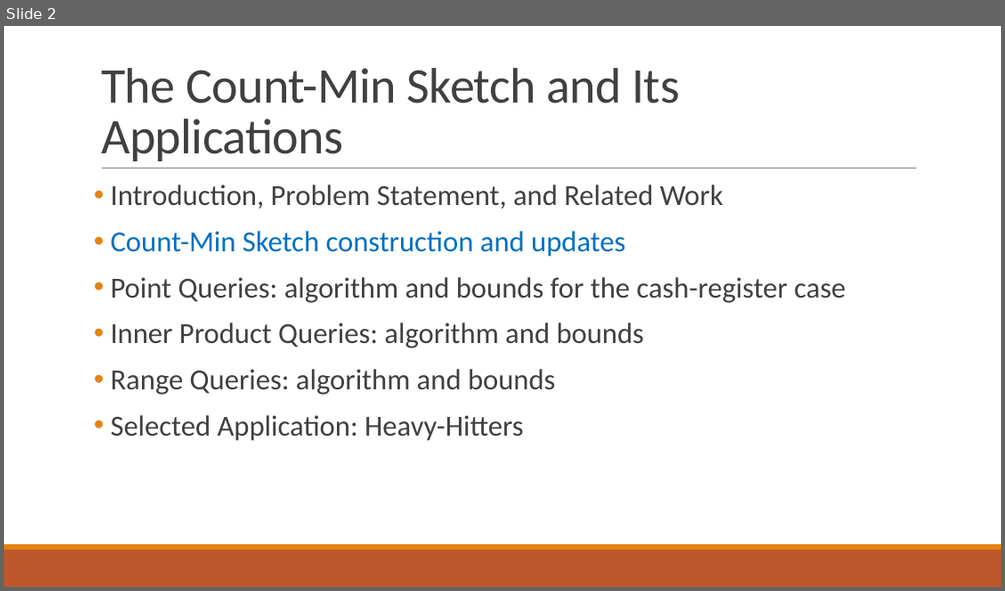
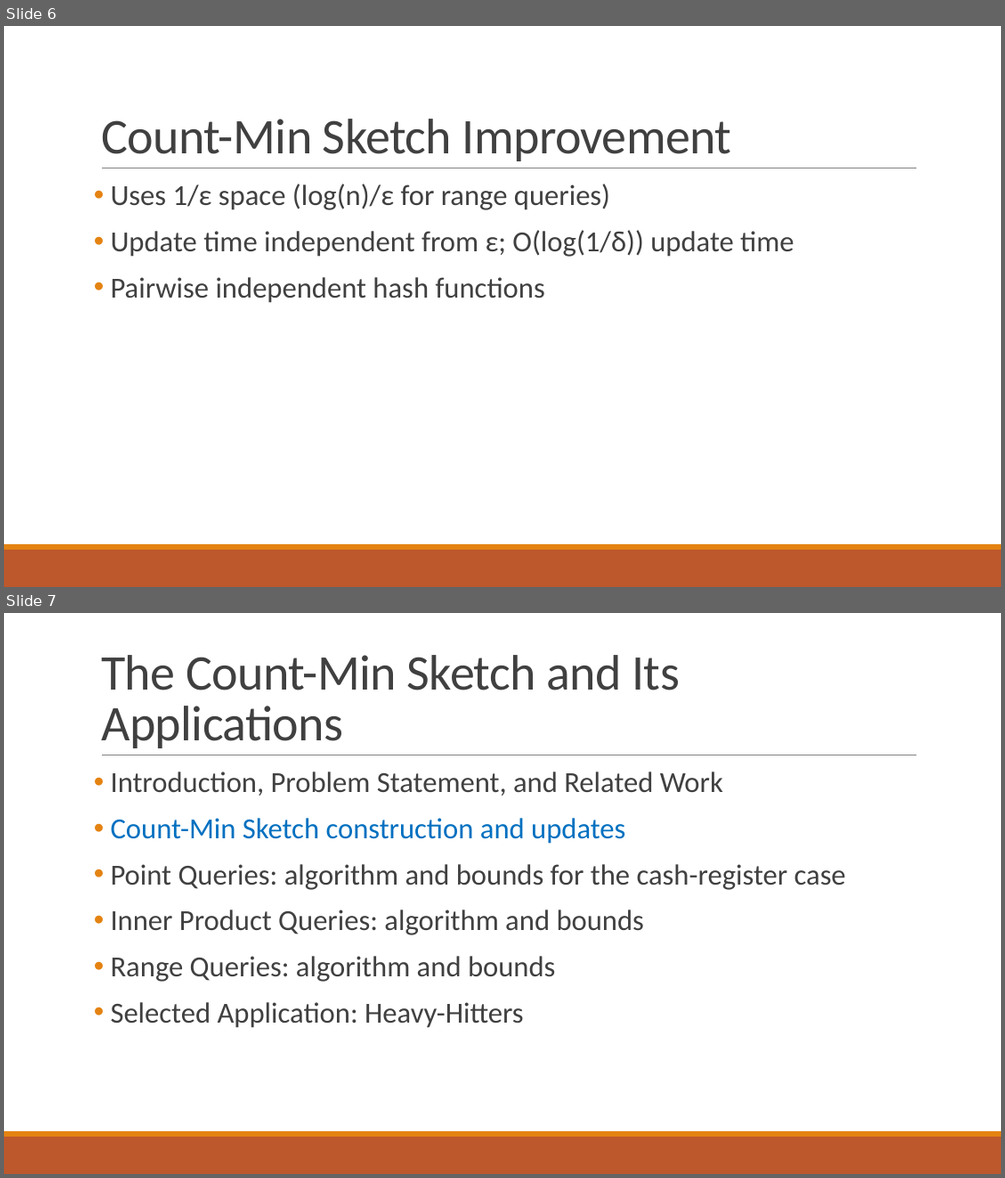
Before and after one commit to ewagner46/count_min_sketch_technical_summary, a slide deck: count_min_sketch_talk_EW.pptx. Shown one above the other, each under a label of ours: slide 2 before the commit, slides 6 and 7 after it. The pictures are 1005x591 and 1005x1178 pixels, drawn with LibreOffice and Linux fonts; fonts in the diff are those of the drawing. Boxes give left, top, right and bottom in pixels: in the first picture for what was removed or moved away, otherwise in the second. Text is boxed around its words. In the diff, an @@ line names an element or a change of style, - is before the commit and + after.

Commit message:
range query tex revisions. added ravi and matts slides

```diff
--- a/count_min_sketch_talk_EW.pptx
+++ b/count_min_sketch_talk_EW.pptx
@@ slide 6 added at bbox=[4, 26, 1001, 587], background #FFFFFF; not listed: 3 template elements that a slide beside it also shows @@
@@ title added at bbox=[101, 119, 732, 161], 48 pt, text #404040 @@
+Count-Min Sketch Improvement
@@ text added at bbox=[111, 184, 794, 303], 28 pt, text #404040 @@
+• Uses 1/ε space (log(n)/ε for range queries)
+• Update time independent from ε; O(log(1/δ)) update time
+• Pairwise independent hash functions
@@ what was slide 2 is now slide 7 @@
```
Also in this commit, not shown: 6 slides changed, 12 other slides added, 1 other file.
